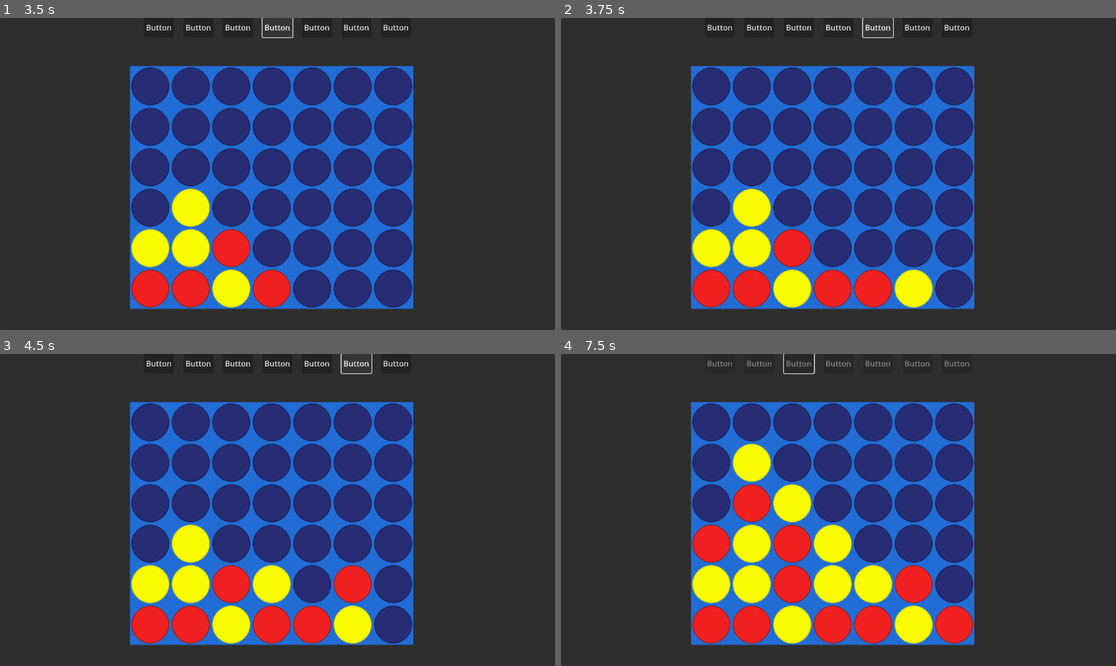
Above: before the commit, frames 1-4 (two rows, left to right).
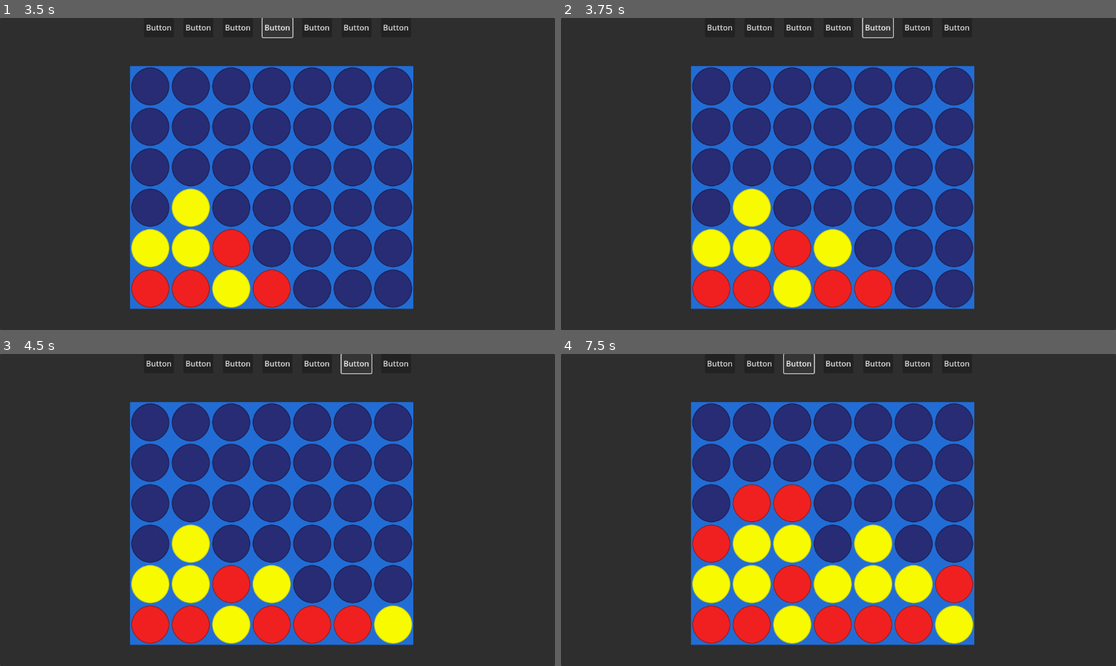
Above: after the commit, the same moments.

Repository: Juzix1/Connect4-Minimax-Godot
Game: Godot game, scene res://Scenes/board.tscn
Two runs of this game, one before a commit and one after it. Both use one fixed random seed, a clock stepped at 60 frames per second and the inputs below.
Inputs:
- Up to frame 1 (3.5 s): click "Button" at 0.5 s; click "Button" at 1.25 s; click "Button" at 2 s; click "Button" at 2.75 s
- Up to frame 2 (3.75 s): click "Button" at 3.5 s
- Up to frame 3 (4.5 s): click "Button" at 4.25 s
- Up to frame 4 (7.5 s): click "Button" at 5 s; click "Button" at 5.75 s; click "Button" at 6.5 s; click "Button" at 7.25 s

Frame 1 is identical in both runs. In frame 2, 1.3% of the frame differs, in the area x 45-68%, y 67-93%; in frame 3, 2.0%; in frame 4, 6.3%, in the area x 26-75%, y 2-93%.

Commit message:
made static functions and variables,elapsed method

Diff:
--- a/Scripts/SI.gd
+++ b/Scripts/SI.gd
@@ -1,12 +1,12 @@
 extends Node
 
-const MAX_DEPTH = 5#Glebokosc rekursji w minimaxie
-const RED_PLAYER = 1
-const YELLOW_PLAYER = 2
-const INF = 10000 #Pozytywna i negatywna nieskonczonosc
+const MAX_DEPTH: int = 5#Glebokosc rekursji w minimaxie
+const RED_PLAYER: int = 1
+const YELLOW_PLAYER: int = 2
+const INF: int = 10000 #Pozytywna i negatywna nieskonczonosc
 
 #Ocena Planszy
-func evaluate_board_after_move(board,x,y,player):
+func evaluate_board_after_move(board,x,y,player) -> int:
 	if check_win_from_move(board,x,y) ==player:
 		if player == RED_PLAYER:
 			return 1000
@@ -14,7 +14,7 @@
 			return -1000
 	return evaluate_board(board)
 func evaluate_board(board):
-	var score = 0
+	var score:int = 0
 
 	# Iteracja przez wszystkie możliwe pola
 	for y in range(6):
@@ -25,8 +25,8 @@
 				score -= score_position(board, x, y, YELLOW_PLAYER)
 	return score
 
-func check_win_from_move(board,x,y):
-	var player = board[y][x]
+func check_win_from_move(board,x,y)->int:
+	var player: int = board[y][x]
 	if player == 0:
 		return 0
 
@@ -43,16 +43,16 @@
 			return player  # Jeśli znaleziono zwycięstwo, zwróć identyfikator gracza
 	return 0  # Brak zwycięzcy
 
-func score_position(board,x,y,player):
+func score_position(board,x,y,player)->int:
 	var directions = [
 		Vector2i(1, 0),   # Poziomo
 		Vector2i(0, 1),   # Pionowo
 		Vector2i(1, 1),   # Ukos dolny prawy
 		Vector2i(1, -1)   # Ukos górny prawy
 	]
-	var score = 0
+	var score: int = 0
 	for direction in directions:
-		var count = count_in_direction(board, x, y, direction.x, direction.y, player)
+		var count:int = count_in_direction(board, x, y, direction.x, direction.y, player)
 		if count == 2:
 			score += 5
 		elif count == 3:
@@ -61,25 +61,26 @@
 			score += 1000  # Wygrana
 	return score
 
-func count_in_direction(board, x, y, dx, dy, player):
-	var count = 1  # Include the starting position
+func count_in_direction(board, x, y, dx, dy, player)->int:
+	var count:int = 1  # Include the starting position
 	# Check in the positive direction
 	count += count_one_direction(board, x, y, dx, dy, player)
 	# Check in the negative direction
 	count += count_one_direction(board, x, y, -dx, -dy, player)
 	return count
 
-func count_one_direction(board, x, y, dx, dy, player):
-	var count = 0
-	var nx = x + dx
-	var ny = y + dy
+func count_one_direction(board, x, y, dx, dy, player)->int:
+	var count:int = 0
+	var nx:int = x + dx
+	var ny:int = y + dy
 	while nx >= 0 and nx < 7 and ny >= 0 and ny < 6 and board[ny][nx] == player:
 		count += 1
 		nx += dx
 		ny += dy
 	return count
+
 #sprawdz czy gracz wygral
-func check_winner(board):
+func check_winner(board)->int:
 	# Sprawdzanie poziomych, pionowych i ukośnych linii
 	for y in range(6):
 		for x in range(7):
@@ -88,8 +89,9 @@
 				if check_direction(board, x, y, 1, 0, board[y][x]) or check_direction(board, x, y, 0, 1, board[y][x]) or check_direction(board, x, y, 1, 1, board[y][x]) or check_direction(board, x, y, 1, -1, board[y][x]):
 					return board[y][x]  # Zwrócenie zwycięzcy
 	return 0  # Brak zwycięzcy
+
 #Sprawdź czy są 4 coiny w rzędzie
-func check_direction(board,x,y,dx,dy,player):
+func check_direction(board,x,y,dx,dy,player)->int:
 	var count = 0
 	for i in range(4):
 		var nx = x + i * dx
@@ -109,7 +111,7 @@
 	return valid_moves
 
 #Algorytm Minimax
-func minimax(board, depth, maximizing_player, alpha, beta, last_move):
+func minimax(board, depth, maximizing_player, alpha, beta, last_move)->int:
 	if depth == 0 or (last_move != null and check_win_from_move(board, last_move.x, last_move.y) != 0):
 		if last_move != null:
 			return evaluate_board_after_move(board, last_move.x, last_move.y, RED_PLAYER if maximizing_player else YELLOW_PLAYER)
@@ -118,10 +120,10 @@
 
 	var valid_moves = get_valid_moves(board)
 	if maximizing_player:
-		var max_eval = -INF
+		var max_eval:int = -INF
 		for move in valid_moves:
 			make_move(board, move, RED_PLAYER)
-			var eval = minimax(board, depth - 1, false, alpha, beta, Vector2i(move, get_last_row(board,move)))
+			var eval:int = minimax(board, depth - 1, false, alpha, beta, Vector2i(move, get_last_row(board,move)))
 			undo_move(board, move)
 			max_eval = max(max_eval, eval)
 			alpha = max(alpha, eval)
@@ -130,53 +132,58 @@
 		#debug_minimax_evaluation(move,depth,max_eval)
 		return max_eval
 	else:
-		var min_eval = INF
+		var min_eval:int = INF
 		for move in valid_moves:
 			make_move(board, move, YELLOW_PLAYER)
-			var eval = minimax(board, depth - 1, true, alpha, beta, Vector2i(move,get_last_row(board, move)))
+			var eval:int = minimax(board, depth - 1, true, alpha, beta, Vector2i(move,get_last_row(board, move)))
 			undo_move(board, move)
 			min_eval = min(min_eval, eval)
 			beta = min(beta, eval)
 			if beta <= alpha:
 				break
 		return min_eval
+
 #wykonaj ruch
-func make_move(board,x, team):
+func make_move(board,x, team)->void:
 	for i in range(len(board)):
 		if board[-i-1][x] == 0:
 			board[-i-1][x] = team
 			break
+
 #cofnij ruch
-func undo_move(board,x):
+func undo_move(board,x)->void:
 	for i in range(len(board)):
 		if board[i][x] != 0:
 			board[i][x] = 0
 			break
+
 #znajdź najkorzystniejszy ruch dla komputera
-func find_best_move(board):
-	var best_move = -1
-	var best_value = -INF
+func find_best_move(board)->int:
+	var best_move:int = -1
+	var best_value:int = -INF
 	var valid_moves = get_valid_moves(board)
 
 	for move in valid_moves:
 		make_move(board,move, RED_PLAYER) #AI gra czerwonym
-		var row = get_last_row(board,move)
-		var move_value = minimax(board, MAX_DEPTH-1,false,-INF,INF,Vector2i(move,row))
+		var row:int = get_last_row(board,move)
+		var move_value:int = minimax(board, MAX_DEPTH-1,false,-INF,INF,Vector2i(move,row))
 		undo_move(board, move)
 		if move_value > best_value:
 			best_value = move_value
 			best_move = move
 	return best_move
 
-func debug_minimax_evaluation(depth, maximizing_player, move, eval, alpha, beta):
+
+func debug_minimax_evaluation(depth, maximizing_player, move, eval, alpha, beta) -> void:
 	if maximizing_player:
 		print("Depth:", depth, "Player:", "RED (AI)")
 	else:
 		print("Depth:", depth, "Player:", "Yellow (Player)")
 	print("Move:", move, "Evaluation:", eval, "Alpha:", alpha, "Beta:", beta)
 	print("----------------------------")
+
 func get_last_row(board,column):
 	for y in range(6):
 		if board[y][column] != 0:
 			return y-1
-		return 5
+	return 5
--- a/Scripts/game_manager.gd
+++ b/Scripts/game_manager.gd
@@ -2,6 +2,7 @@
 
 @onready var tilemap: TileMapLayer = $"../CanvasLayer/TileMapLayer"
 @onready var ai: Node = preload("res://Scripts/SI.gd").new()
+@onready var epoch: Timer = $"../ElapsedTimer"
 
 const MAIN_SOURCE_ID = 0
 const RED_TOKEN = Vector2i(0,0)
@@ -9,17 +10,15 @@
 const EMPTY_TOKEN = Vector2i(0,1)
 var board = []
 var player_team
+var start_time
+var time_now
 
 func _ready() -> void:
 	player_team = 1#randi_range(1,2)
+
+
 	init_Board()
-	#board =[[0,0,0,0,0,0,0],
-			#[0,0,0,0,0,0,0],
-			#[0,0,0,0,0,0,0],
-			#[0,0,0,0,1,0,0],
-			#[0,0,0,1,2,2,0],
-			#[0,0,1,2,1,1,0]]
-#	Debug the board
+
 
 
 
@@ -29,6 +28,7 @@
 
 
 		debug_board()
+
 
 func init_Board():
 #	SETUP BOARD IN TERMINAL
@@ -89,12 +89,12 @@
 func count_in_direction(board, x, y, dx, dy, player):
 	var count = 1  # Include the starting position
 	# Check in the positive direction
-	count += count_one_direction(board, x, y, dx, dy, player)
+	count += count_one_direction( x, y, dx, dy, player)
 	# Check in the negative direction
-	count += count_one_direction(board, x, y, -dx, -dy, player)
+	count += count_one_direction( x, y, -dx, -dy, player)
 	return count
 
-func count_one_direction(board, x, y, dx, dy, player):
+func count_one_direction( x, y, dx, dy, player):
 	var count = 0
 	var nx = x + dx
 	var ny = y + dy
@@ -142,8 +142,21 @@
 
 func _on_move_delay_timeout() -> void:
 	if player_team == 2: #Jeśli gracz to żółty, AI wykona ruch
+		#start_time = Time.get_ticks_msec()
 		var best_move = ai.find_best_move(board)
 		insert_Coin(best_move, 1)
+		#elapsedTime()
+
 	else:
+		#start_time = Time.get_ticks_msec()
 		var best_move = ai.find_best_move(board)
 		insert_Coin(best_move, 2)
+		#elapsedTime()
+
+
+
+func elapsedTime():
+		time_now = Time.get_ticks_msec()
+		var duration = time_now - start_time
+		print(str(time_now)+", "+str(start_time))
+		print("Elapsed "+str(duration)+" ms")
Not shown, added: Scenes/boaB668.tmp
